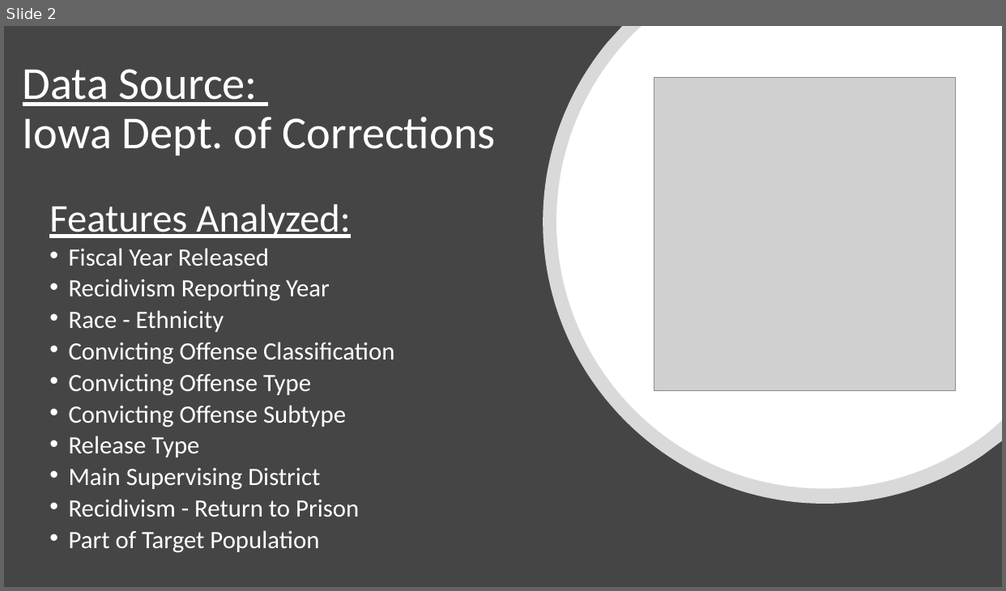
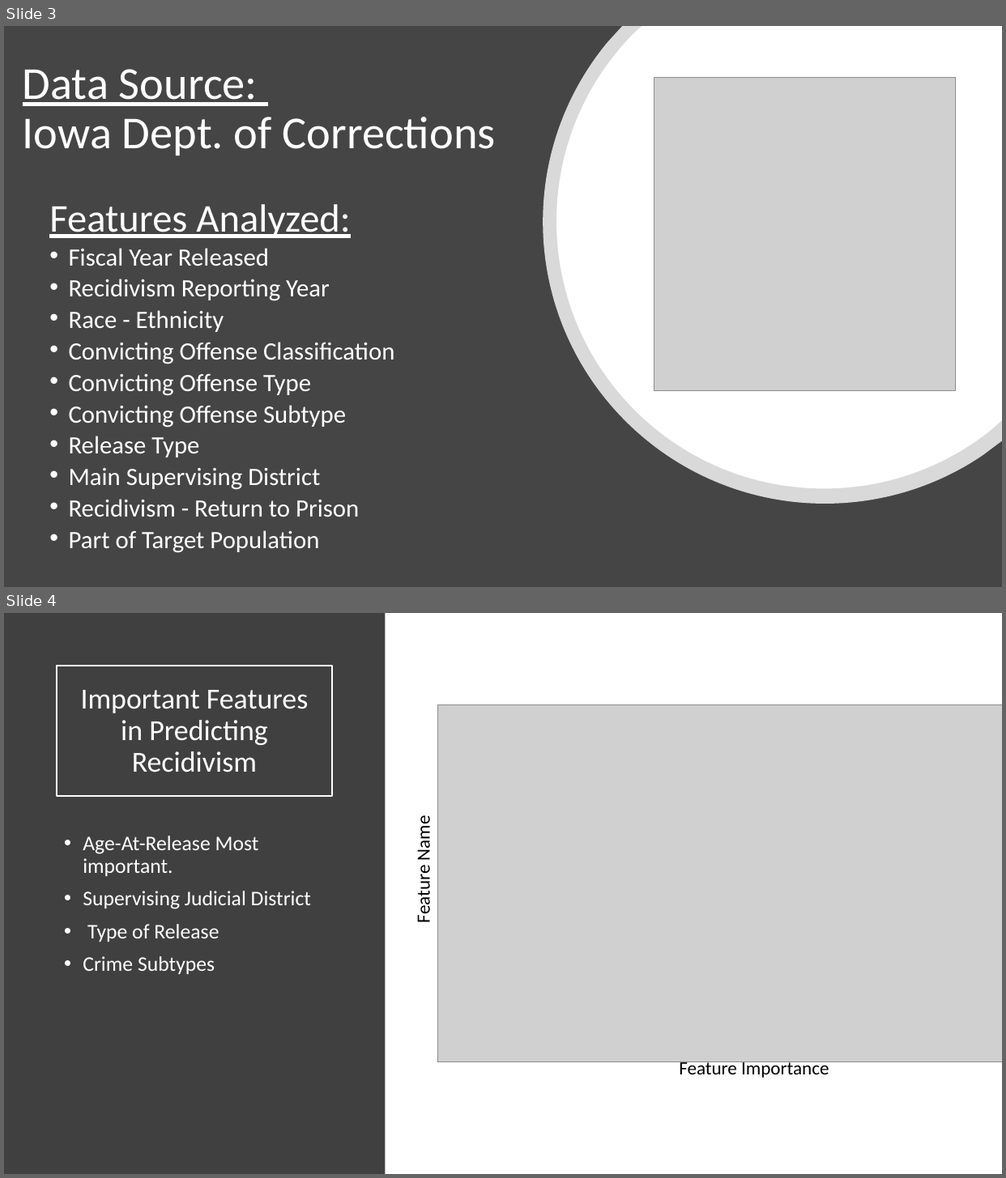
Before and after one commit to jirvingphd/iowa-prisoner-recidivism-mod-3-project, a slide deck: Predicting Recidivism in Released Prisoner in Iowa.pptx. Shown one above the other, each under a label of ours: slide 2 before the commit, slides 3 and 4 after it. The pictures are 1006x591 and 1006x1178 pixels, drawn with LibreOffice and Linux fonts; fonts in the diff are those of the drawing; grey boxes stand for pictures. Boxes give left, top, right and bottom in pixels: in the first picture for what was removed or moved away, otherwise in the second. Text is boxed around its words. In the diff, an @@ line names an element or a change of style, - is before the commit and + after.

```diff
--- a/Predicting Recidivism in Released Prisoner in Iowa.pptx
+++ b/Predicting Recidivism in Released Prisoner in Iowa.pptx
@@ slide 4 added at [4, 613, 1002, 1174], background #FFFFFF @@
@@ rectangle added at [4, 613, 385, 1174], fill #404040 @@
@@ title added at [57, 666, 332, 796], outline #FFFFFF 1.5 pt, 28 pt, text #FFFFFF @@
+Important Features
+in Predicting Recidivism
@@ picture added at [437, 705, 1002, 1063] @@
@@ text added at [412, 820, 435, 922], 18 pt, text #000000 @@
+Feature Name
@@ text added at [83, 836, 311, 974], 20 pt, text #FFFFFF @@
+• Age-At-Release Most important.
+• Supervising Judicial District
+• Type of Release
+• Crime Subtypes
@@ text added at [679, 1059, 829, 1078], 18 pt, text #000000 @@
+Feature Importance
@@ what was slide 2 is now slide 3 @@
```
Also in this commit, not shown: 1 slide changed, 4 other slides added, 1 slide removed, 13 other files.
